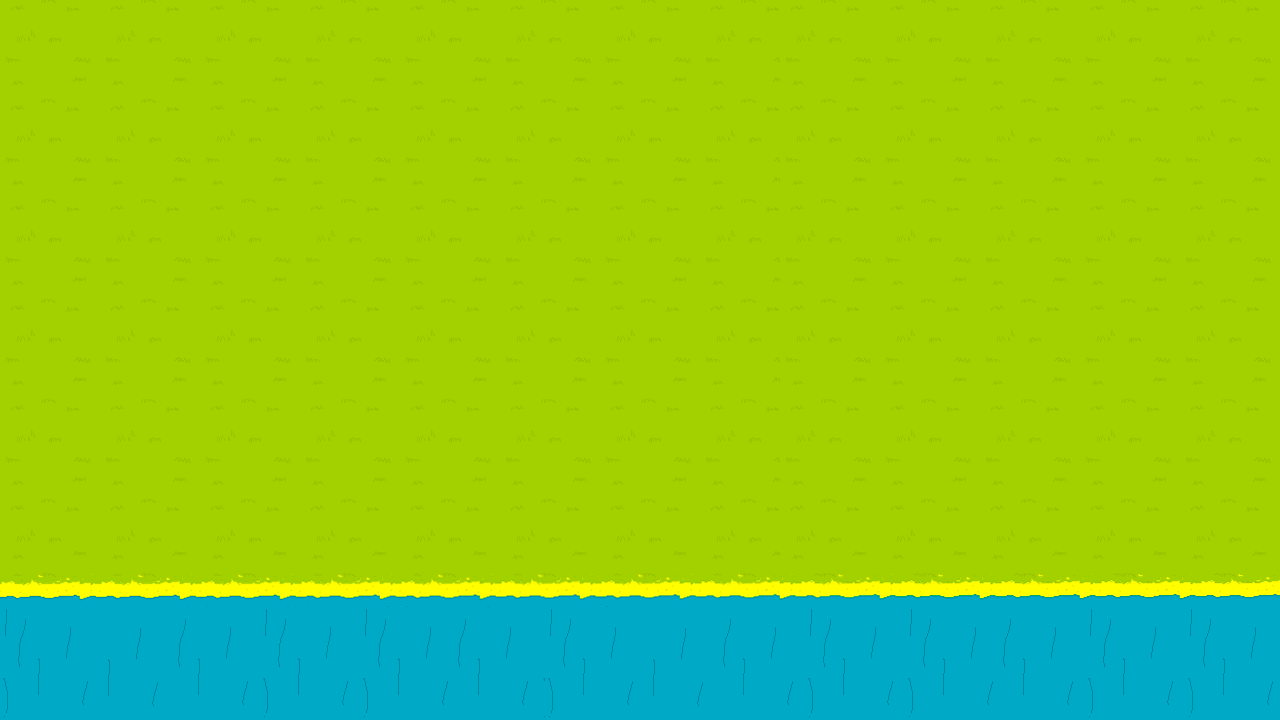
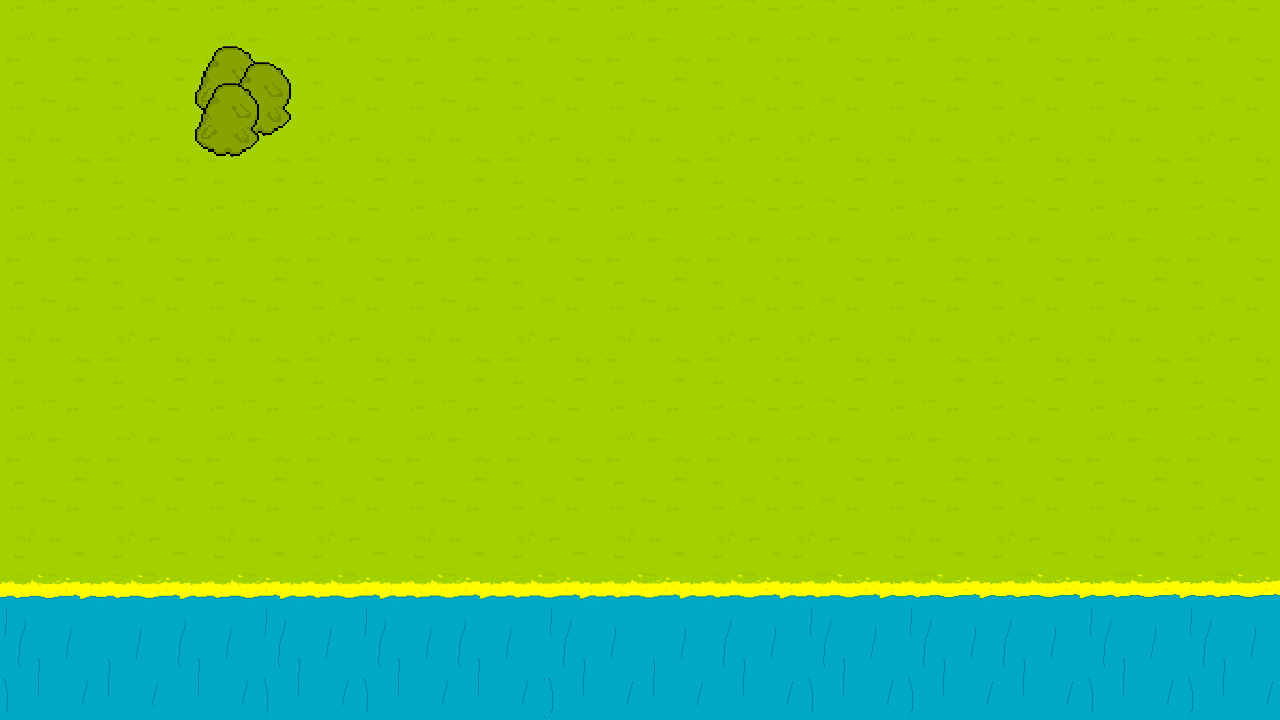
Layers edited between the first and the second 1280 x 720 image:
added layer "Camada 3" above "Camada 2" over [195, 83, 259, 157]
added layer "Camada 2" above "Camada 1" over [227, 62, 291, 136]
added layer "Camada 1" above "RIO" over [195, 46, 259, 120]
